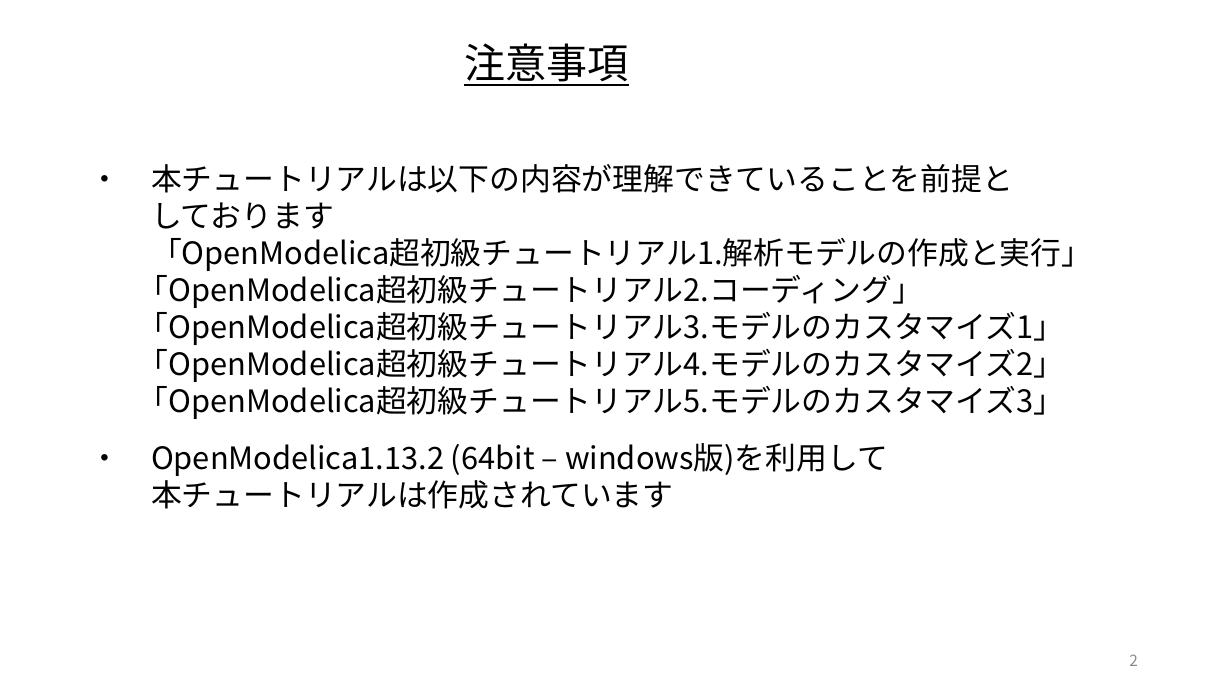
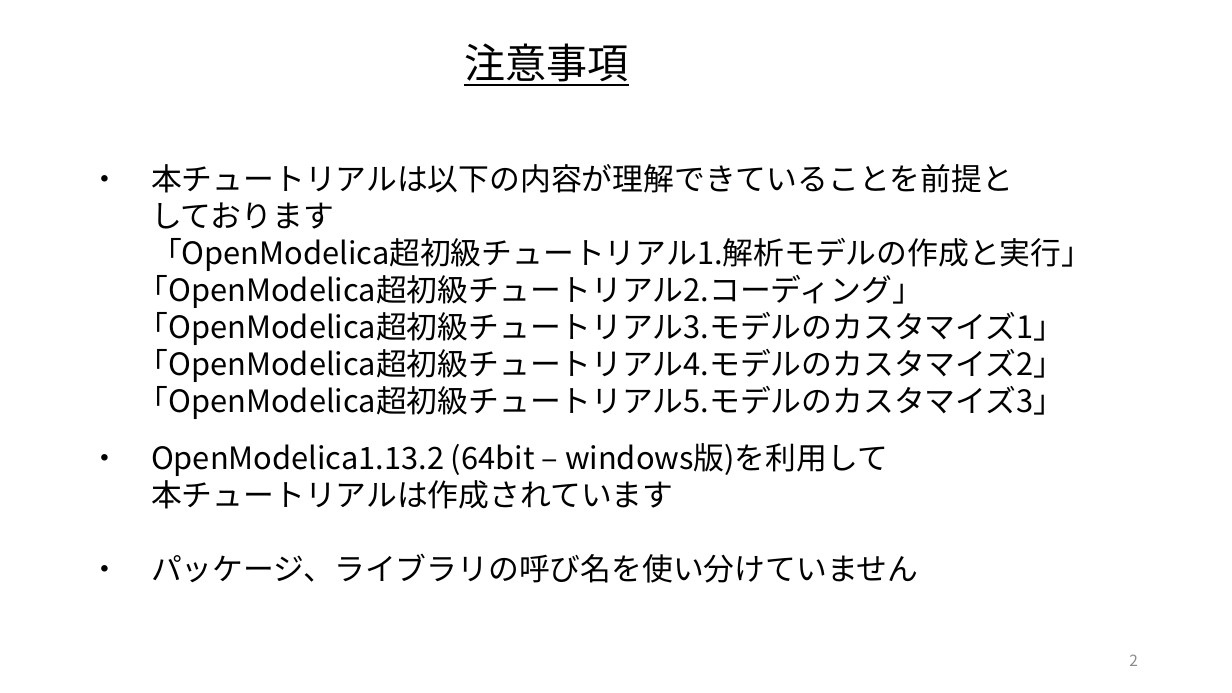
Before and after one commit to cubakija/OpenModelica_Tutorials_Ja, a slide deck: slide 2 of Dev/7_PhysicsDomainModel/OpenModelica_Tutorials_7_PlantModel.pptx. Drawn at 1232x693 pixels with LibreOffice and Linux fonts; fonts in the diff are those of the drawing. Boxes give left, top, right and bottom in pixels: in the first picture for what was removed or moved away, otherwise in the second. Text is boxed around its words. In the diff, an @@ line names an element or a change of style, - is before the commit and + after.

```diff
--- a/Dev/7_PhysicsDomainModel/OpenModelica_Tutorials_7_PlantModel.pptx
+++ b/Dev/7_PhysicsDomainModel/OpenModelica_Tutorials_7_PlantModel.pptx
@@ text at (89,554,919,583): paragraph added @@
+・ パッケージ、ライブラリの呼び名を使い分けていません
```
Also in this commit, not shown: 10 other slides changed, 10 slides added.
